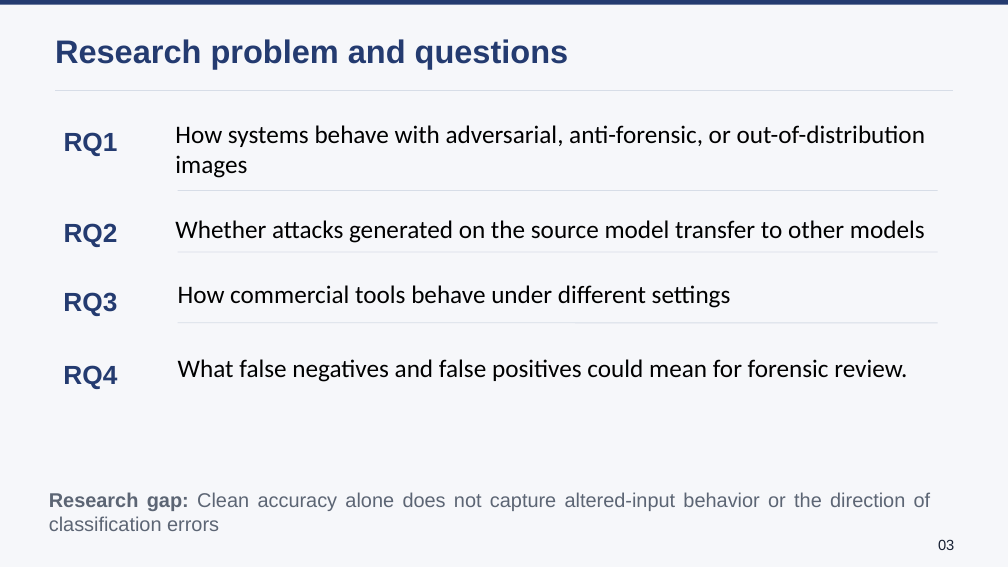
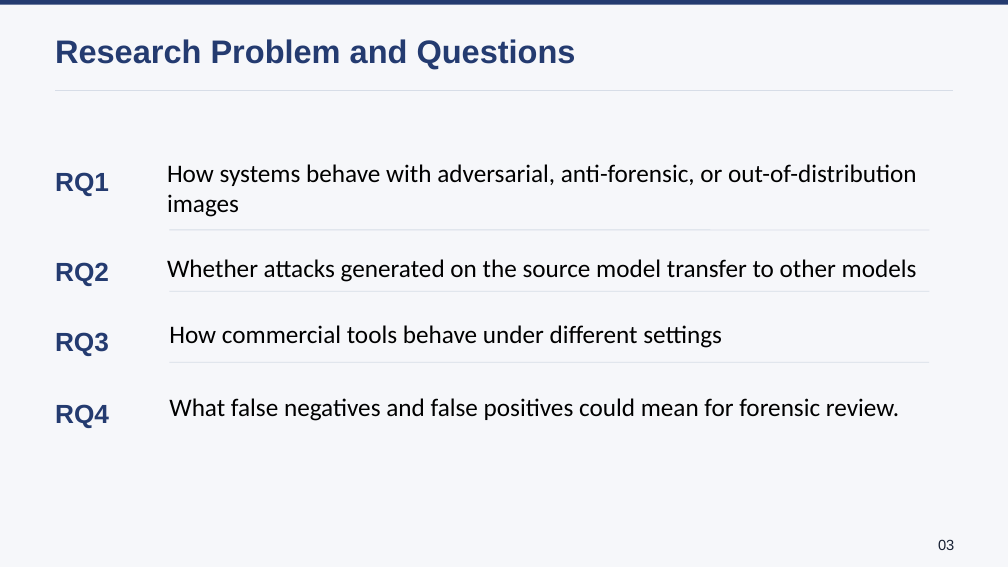
Before and after one commit to lmolinario/Molinario_Thesis_Defense_2026, a slide deck: slide 5 of Molinario_Thesis_Defense_2026.pptx (slide 4 before the commit). Drawn at 1008x567 pixels with LibreOffice and Linux fonts; fonts in the diff are those of the drawing. Boxes give left, top, right and bottom in pixels: in the first picture for what was removed or moved away, otherwise in the second. Text is boxed around its words. In the diff, an @@ line names an element or a change of style, - is before the commit and + after.

```diff
--- a/Molinario_Thesis_Defense_2026.pptx
+++ b/Molinario_Thesis_Defense_2026.pptx
@@ text at (55, 39, 576, 69): text changed @@
-Research problem and questions
+Research Problem and Questions
@@ 8 texts, 3 lines: place and size @@
-8 texts, 3 lines at (63, 125, 938, 389)
+8 texts, 3 lines at (55, 164, 929, 428)
@@ text removed at (49, 492, 931, 531) @@
-Research gap: Clean accuracy alone does not capture altered-input behavior or the direction of classification errors
```
Also in this commit, not shown: 3 other slides changed, 2 slides added.
